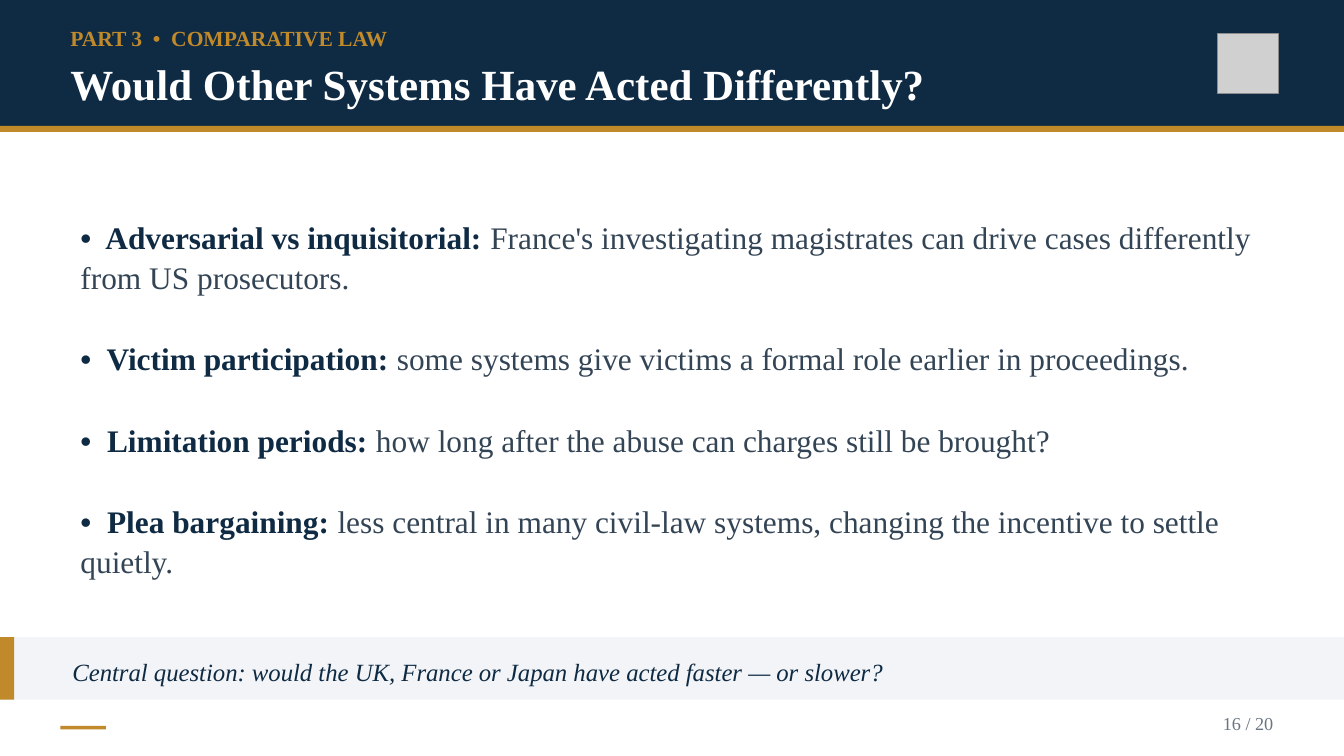
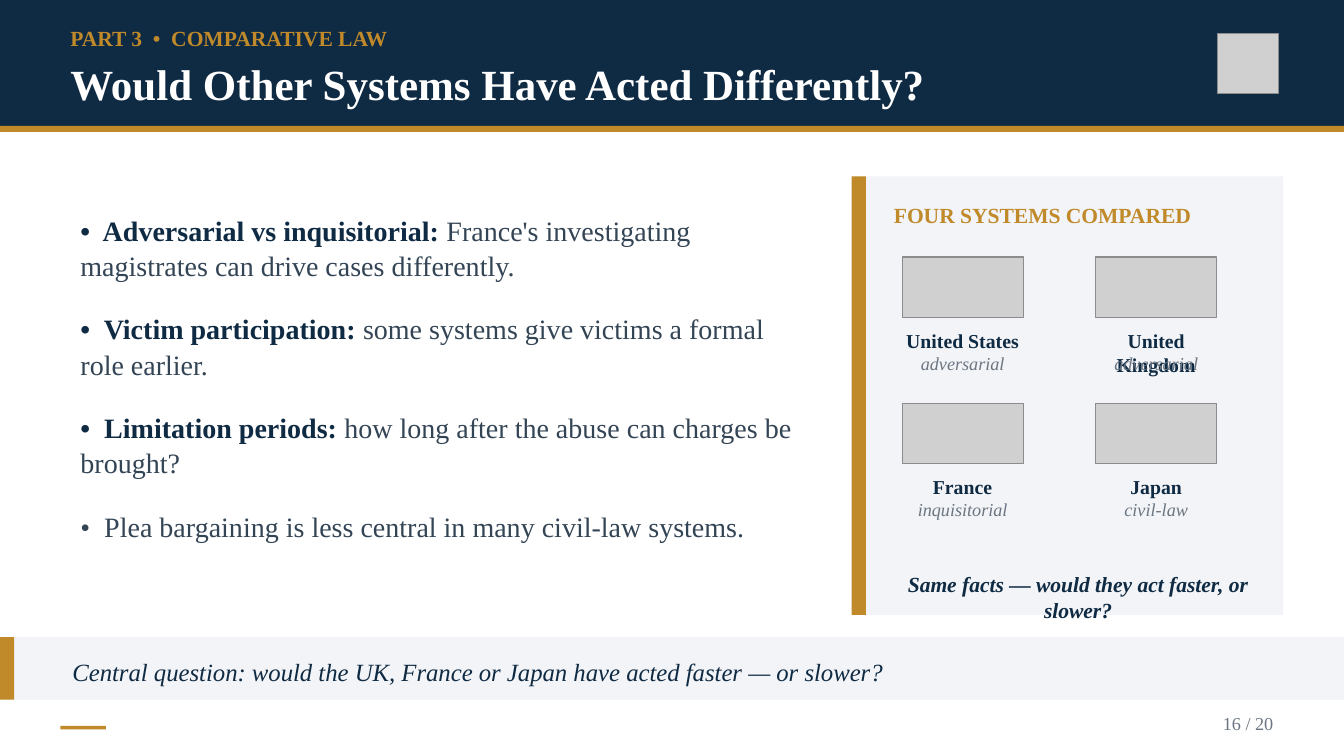
Before and after one commit to Kokidesu/Koki, a slide deck: slide 16 of projects/transnational-justice/Epstein_Transnational_Justice.pptx. Drawn at 1344x756 pixels with LibreOffice and Linux fonts; fonts in the diff are those of the drawing; grey boxes stand for pictures. Boxes give left, top, right and bottom in pixels: in the first picture for what was removed or moved away, otherwise in the second. Text is boxed around its words. In the diff, an @@ line names an element or a change of style, - is before the commit and + after.

```diff
--- a/projects/transnational-justice/Epstein_Transnational_Justice.pptx
+++ b/projects/transnational-justice/Epstein_Transnational_Justice.pptx
@@ rectangle added at [852,176,1284,615], fill #F2F4F7 @@
@@ rectangle added at [852,176,866,615], fill #C08A2B @@
@@ text added at [894,208,1191,224], 15.3 pt, text #C08A2B, bold @@
+FOUR SYSTEMS COMPARED
@@ text at [80,221,791,542]: text changed; size 22.4 to 20.1 pt @@
-• Adversarial vs inquisitorial: France's investigating magistrates can drive cases differently from US prosecutors.
-• Victim participation: some systems give victims a formal role earlier in proceedings.
-• Limitation periods: how long after the abuse can charges still be brought?
-• Plea bargaining: less central in many civil-law systems, changing the incentive to settle quietly.
+• Adversarial vs inquisitorial: France's investigating magistrates can drive cases differently.
+• Victim participation: some systems give victims a formal role earlier.
+• Limitation periods: how long after the abuse can charges be brought?
+• Plea bargaining is less central in many civil-law systems.
@@ picture added at [902,257,1023,318] @@
@@ picture added at [1096,257,1217,318] @@
@@ text added at [906,334,1018,349], 14.2 pt, text #0F2A43, bold @@
+United States
@@ text added at [921,357,1005,370], 13 pt, text #6B7682, italic @@
+adversarial
@@ text added at [1114,357,1198,375], 13 pt, text #6B7682, italic @@
+adversarial
@@ text added at [1117,334,1196,376], 14.2 pt, text #0F2A43, bold @@
+United Kingdom
@@ picture added at [902,403,1023,464] @@
@@ picture added at [1096,403,1217,464] @@
@@ text added at [918,503,1008,520], 13 pt, text #6B7682, italic @@
+inquisitorial
@@ text added at [933,481,992,494], 14.2 pt, text #0F2A43, bold @@
+France
@@ text added at [1124,503,1188,516], 13 pt, text #6B7682, italic @@
+civil-law
@@ text added at [1130,481,1182,499], 14.2 pt, text #0F2A43, bold @@
+Japan
@@ text added at [908,577,1248,618], 15.3 pt, text #0F2A43, bold, italic @@
+Same facts — would they act faster, or slower?
```
Also in this commit, not shown: 10 other slides changed, 25 other files.
